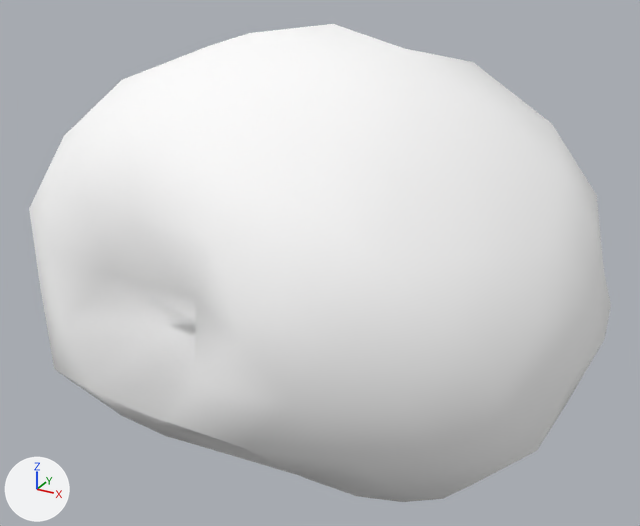
Renders of the glTF model assets/asteroids/asteroid_sml_23.glb from each side of a commit.
One viewpoint serves both versions: a camera (50 mm lens) standing at (1.14, -2.144, 1.112) and looking at (-0.035, -0.007, 0.043). The lights are fixed; the arrows at lower left show +X, +Y and +Z. The older version comes first. Vertices at exactly the same position are counted once.

Before the edit, the objects in view are built like this:
```python
mat_rock_asteroid_sml_23 = principled_material('Rock_asteroid_sml_23')
mat_rock_asteroid_sml_23.base_color = (1.0, 1.0, 1.0)  # white #ffffff
mat_rock_asteroid_sml_23.metallic = 0.0243
mat_rock_asteroid_sml_23.roughness = 0.967
me_icosphere = bpy.data.meshes.new('Icosphere')
me_icosphere.from_pydata(...)  # 162 vertices, 320 faces; spans x -0.92..0.81, y -0.7..0.68, z -0.62..0.74
me_icosphere.materials.append(mat_rock_asteroid_sml_23)  # white #ffffff
ob_asteroid_sml_23 = bpy.data.objects.new('asteroid_sml_23', me_icosphere)
ob_asteroid_sml_23.location = (0.0, 0.0, 0.0)
```
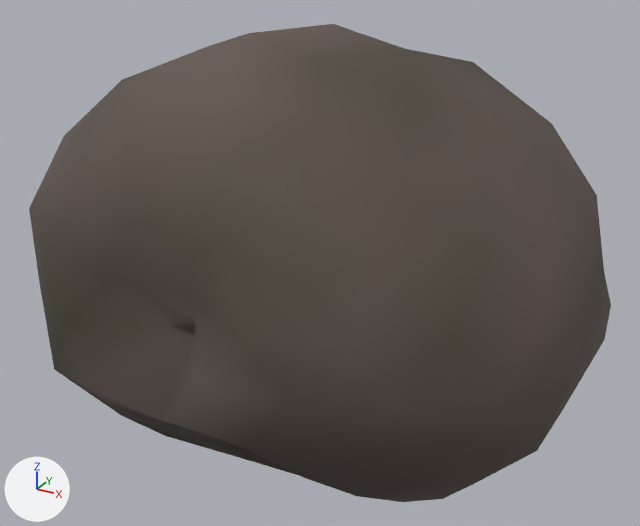
Boxes [x1, y1, x2, y2] around the edits, measured in the pictures (640 x 526 px):
'asteroid_sml_23', recoloured (darker)
    both: [29, 24, 611, 502]

The change, as a diff of the scene's bpy script:
```diff
--- a/assets/asteroids/asteroid_sml_23.glb.py
+++ b/assets/asteroids/asteroid_sml_23.glb.py
@@ mat_rock_asteroid_sml_23 @@
 n0 = _N.new('ShaderNodeBsdfPrincipled'); n0.name = 'Principled BSDF'
-n0.inputs[0].default_value = (1.0, 1.0, 1.0, 1.0)  # 'Base Color', white #ffffff
-n0.inputs[1].default_value = 0.0243  # 'Metallic'
-n0.inputs[2].default_value = 0.967  # 'Roughness'
+n0.inputs[1].default_value = 0.0392  # 'Metallic'
+n0.inputs[2].default_value = 0.864  # 'Roughness'
 n1 = _N.new('ShaderNodeOutputMaterial'); n1.name = 'Material Output'
+n2 = _N.new('ShaderNodeVertexColor'); n2.name = 'Color Attribute'
 _L.new(n0.outputs[0], n1.inputs[0])  # 'BSDF' to 'Surface'
+_L.new(n2.outputs[0], n0.inputs[0])  # 'Color' to 'Base Color'
@@ me_icosphere @@
 me_icosphere.from_pydata(...)  # 162 vertices, 320 faces; spans x -0.92..0.81, y -0.7..0.68, z -0.62..0.74
 # used by ob_asteroid_sml_23; location = (0.0, 0.0, 0.0)
+# me_icosphere part 1: vertex colours changed
 me_icosphere.materials.append(mat_rock_asteroid_sml_23)
```
